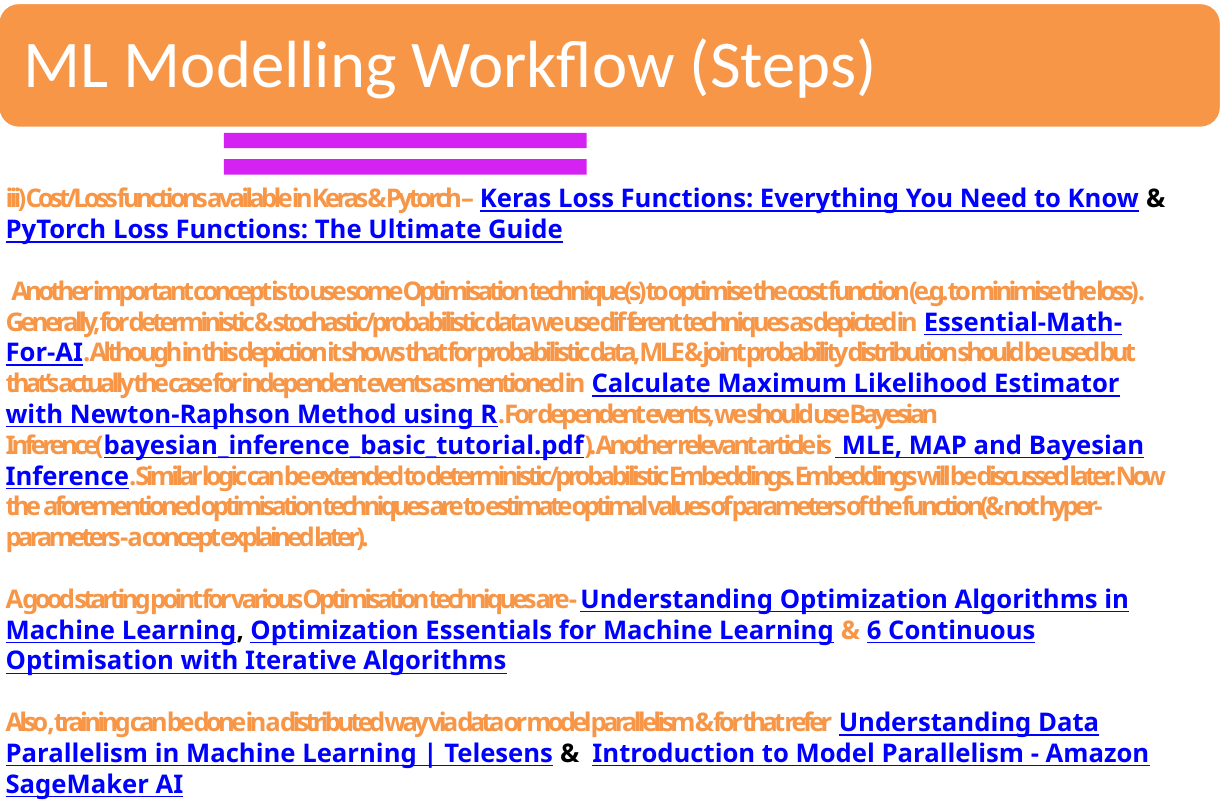
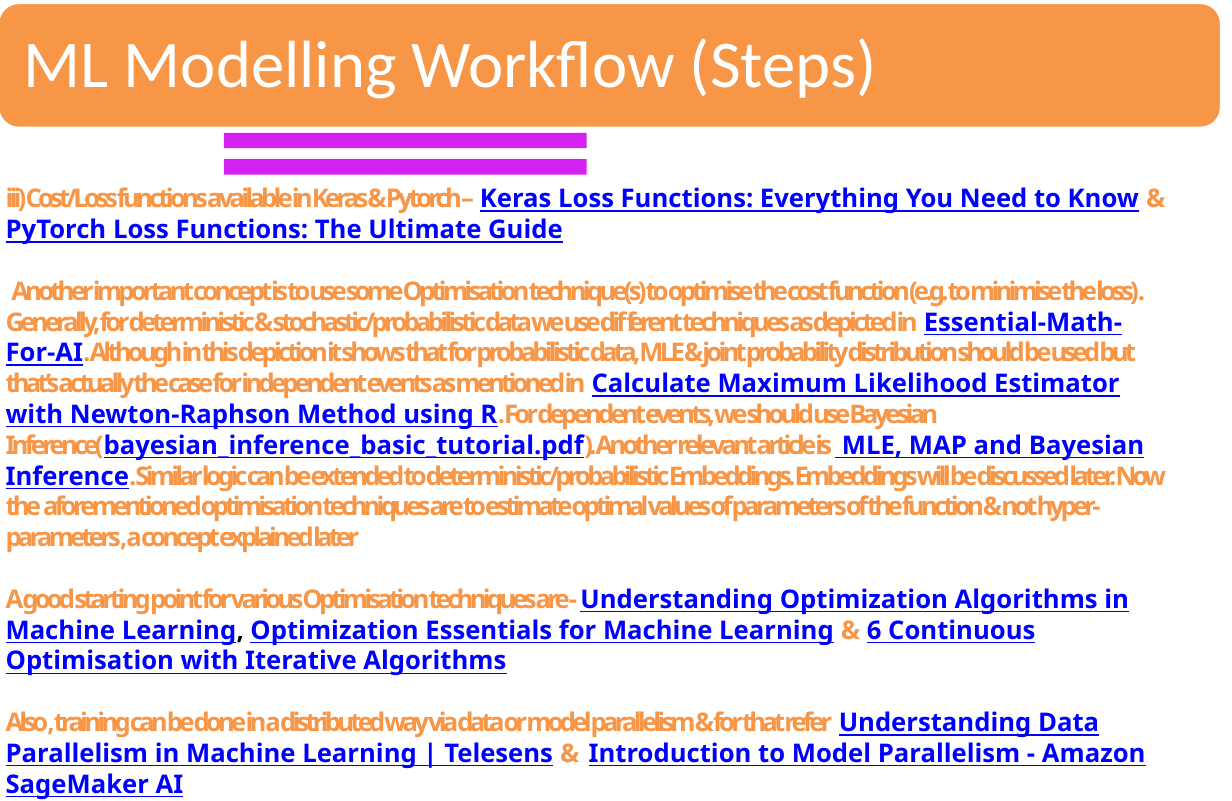
Before and after one commit to sandipray63in/Some_Self_Learning_Decks, a slide deck: slide 17 of AI, ML, DL & Related Topics(WIP).pptx. Drawn at 1232x801 pixels with LibreOffice and Linux fonts; fonts in the diff are those of the drawing. Boxes give left, top, right and bottom in pixels: in the first picture for what was removed or moved away, otherwise in the second. Text is boxed around its words. In the diff, an @@ line names an element or a change of style, - is before the commit and + after.

```diff
--- a/AI, ML, DL & Related Topics(WIP).pptx
+++ b/AI, ML, DL & Related Topics(WIP).pptx
@@ text at (6,187,1146,799): text colour #000000 to #F79646, letter spacing 0 to -2.2 pt in "&", "&" @@
@@ text at (6,280,1167,552): text changed @@
-Another important concept is to use some Optimisation technique(s) to optimise the cost function (e.g. to minimise the loss) . Generally, for deterministic & stochastic/probabilistic data we use different techniques as depicted in Essential-Math-For-AI. Although in this depiction it shows that for probabilistic data, MLE & joint probability distribution should be used but that’s actually the case for independent events as mentioned in Calculate Maximum Likelihood Estimator with Newton-Raphson Method using R. For dependent events, we should use Bayesian Inference(bayesian_inference_basic_tutorial.pdf). Another relevant article is MLE, MAP and Bayesian Inference. Similar logic can be extended to deterministic/probabilistic Embeddings. Embeddings will be discussed later. Now the aforementioned optimisation techniques are to estimate optimal values of parameters of the function(& not hyper-parameters - a concept explained later).
+Another important concept is to use some Optimisation technique(s) to optimise the cost function (e.g. to minimise the loss) . Generally, for deterministic & stochastic/probabilistic data we use different techniques as depicted in Essential-Math-For-AI. Although in this depiction it shows that for probabilistic data, MLE & joint probability distribution should be used but that’s actually the case for independent events as mentioned in Calculate Maximum Likelihood Estimator with Newton-Raphson Method using R. For dependent events, we should use Bayesian Inference(bayesian_inference_basic_tutorial.pdf). Another relevant article is MLE, MAP and Bayesian Inference. Similar logic can be extended to deterministic/probabilistic Embeddings. Embeddings will be discussed later. Now the aforementioned optimisation techniques are to estimate optimal values of parameters of the function & not hyper-parameters , a concept explained later
```
Also in this commit, not shown: 7 other slides changed.
